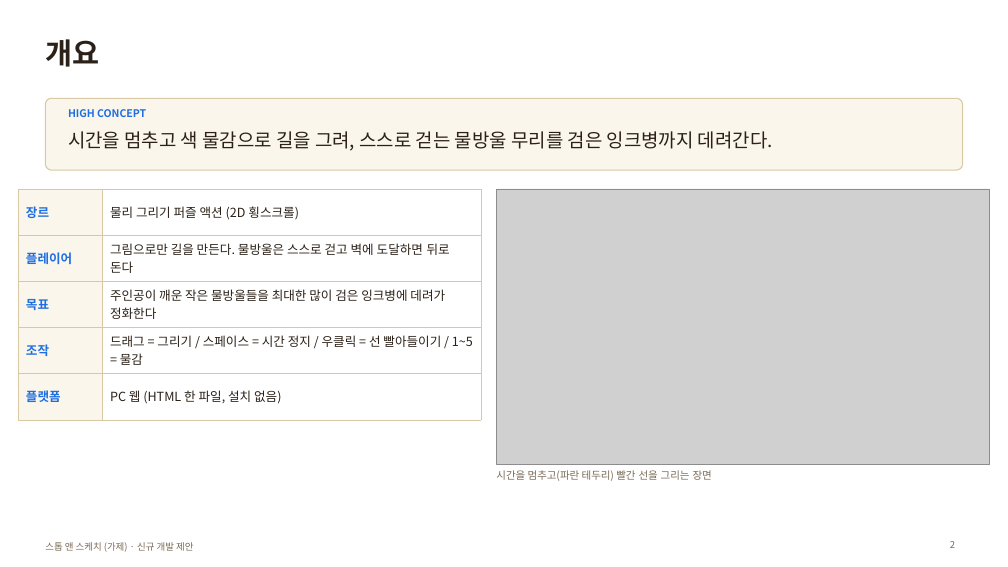
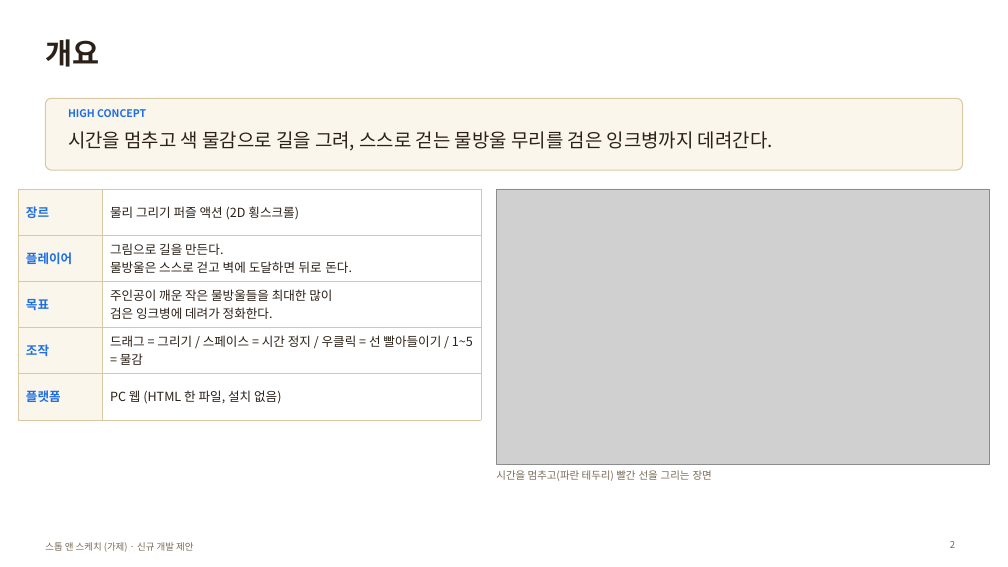
Before and after one commit to willy9068/Stop-Sketch, a slide deck: slide 2 of 스톱앤스케치_제안서.pptx. Drawn at 1008x567 pixels with LibreOffice and Linux fonts; fonts in the diff are those of the drawing; grey boxes stand for pictures. Boxes give left, top, right and bottom in pixels: in the first picture for what was removed or moved away, otherwise in the second. Text is boxed around its words. In the diff, an @@ line names an element or a change of style, - is before the commit and + after.

```diff
--- a/스톱앤스케치_제안서.pptx
+++ b/스톱앤스케치_제안서.pptx
@@ table at (18,189,481,420) @@
-row 2, column 2: 그림으로만 길을 만든다. 물방울은 스스로 걷고 벽에 도달하면 뒤로 돈다
+row 2, column 2: 그림으로 길을 만든다. / 물방울은 스스로 걷고 벽에 도달하면 뒤로 돈다.
-row 3, column 2: 주인공이 깨운 작은 물방울들을 최대한 많이 검은 잉크병에 데려가 정화한다
+row 3, column 2: 주인공이 깨운 작은 물방울들을 최대한 많이 / 검은 잉크병에 데려가 정화한다.
```
Also in this commit, not shown: 1 other slide changed, 35 other files.
